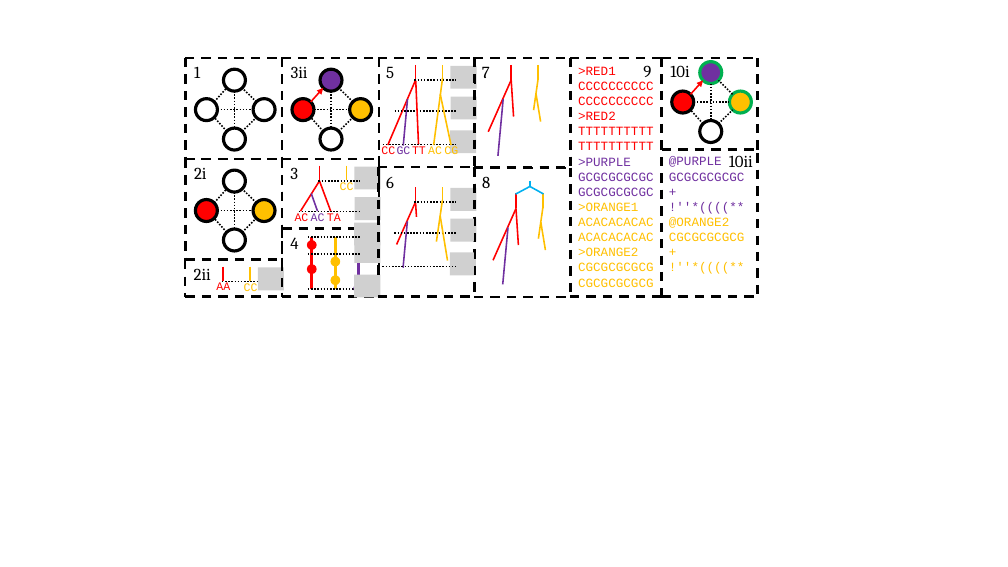
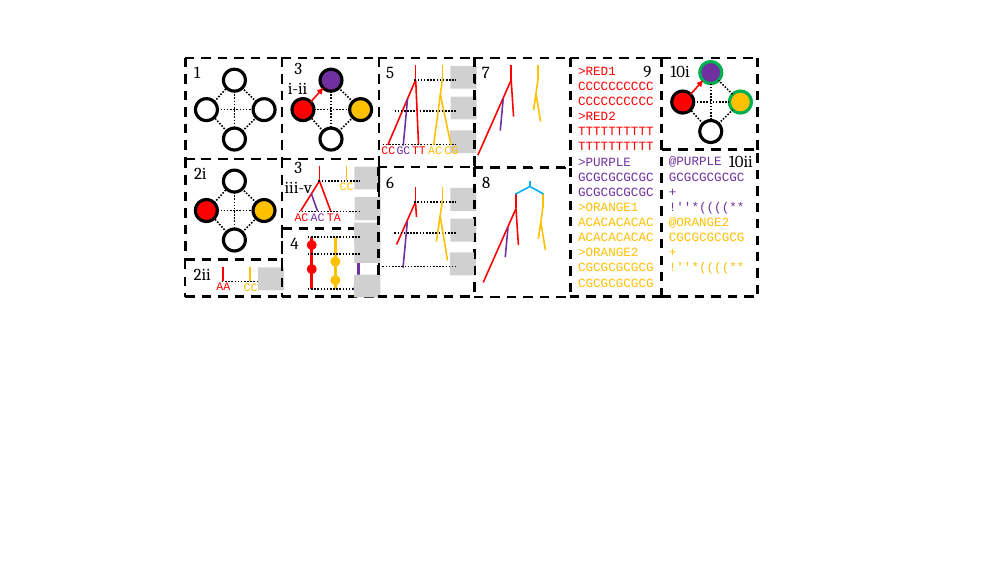
Before and after one commit to niemasd/FAVITES, a slide deck: slide 2 of figures/figures.pptx. Drawn at 1008x567 pixels with LibreOffice and Linux fonts; fonts in the diff are those of the drawing; grey boxes stand for pictures; background and template pictures are left out. Boxes give left, top, right and bottom in pixels: in the first picture for what was removed or moved away, otherwise in the second. Text is boxed around its words. In the diff, an @@ line names an element or a change of style, - is before the commit and + after.

```diff
--- a/figures/figures.pptx
+++ b/figures/figures.pptx
@@ text added at (x1=288, y1=58, x2=307, y2=99), 16 pt, text #000000 @@
+3
+i-ii
@@ text removed at (x1=291, y1=66, x2=308, y2=78) @@
-3ii
@@ line moved from (511, 80) - (488, 132) to (511, 80) - (478, 155) @@
@@ line moved from (504, 99) - (498, 156) to (504, 99) - (501, 131) @@
@@ text at (x1=294, y1=158, x2=302, y2=173): alignment left to centre @@
@@ text at (x1=285, y1=182, x2=312, y2=198): paragraph added @@
+iii-v
@@ line moved from (516, 209) - (493, 260) to (516, 209) - (483, 283) @@
@@ line moved from (508, 228) - (503, 284) to (508, 228) - (505, 257) @@
```
Also in this commit, not shown: 1 other slide changed.
